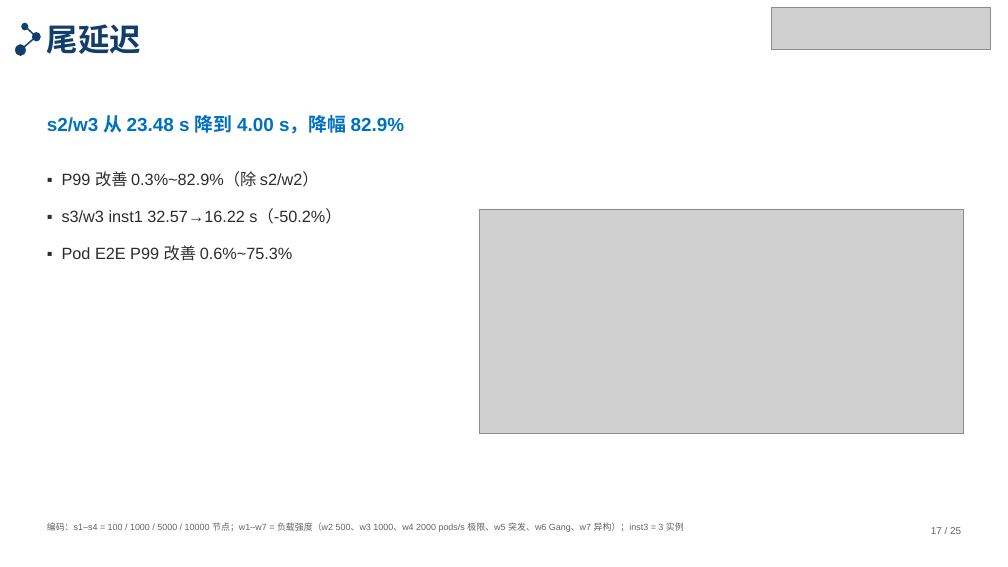
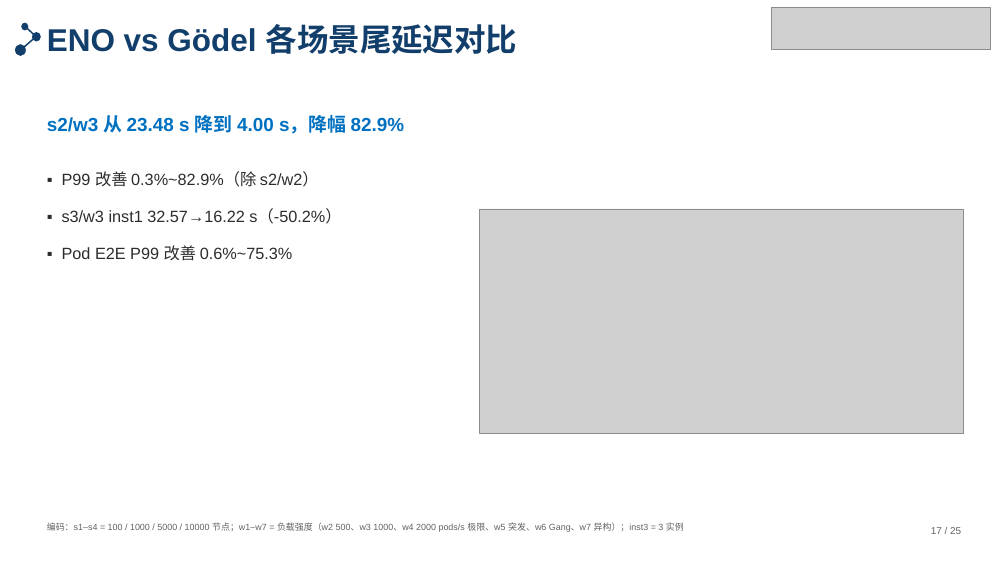
Before and after one commit to tengfei86/godel-scheduler, a slide deck: slide 17 of docs/thesis/defense/答辩PPT-北航模板版.pptx. Drawn at 1008x567 pixels with LibreOffice and Linux fonts; fonts in the diff are those of the drawing; grey boxes stand for pictures. Boxes give left, top, right and bottom in pixels: in the first picture for what was removed or moved away, otherwise in the second. Text is boxed around its words. In the diff, an @@ line names an element or a change of style, - is before the commit and + after.

```diff
--- a/docs/thesis/defense/答辩PPT-北航模板版.pptx
+++ b/docs/thesis/defense/答辩PPT-北航模板版.pptx
@@ text at box(47, 24, 518, 54): text changed @@
-尾延迟
+ENO vs Gödel 各场景尾延迟对比
```
Also in this commit, not shown: 3 other slides changed, 3 other files.
